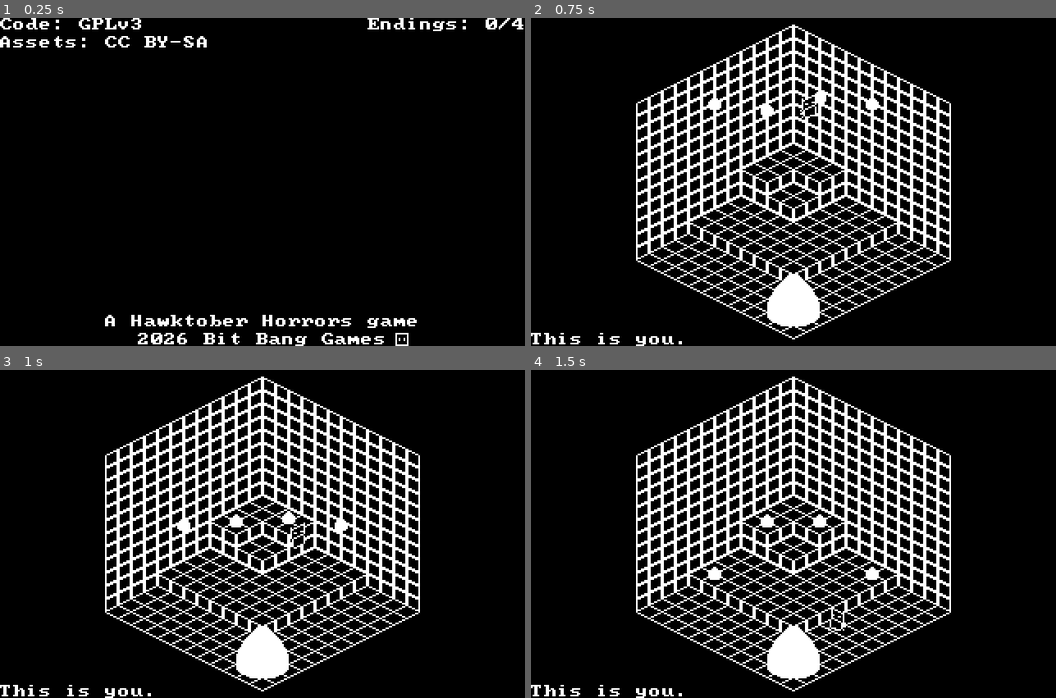
Above: before the commit, frames 1-4 (two rows, left to right).
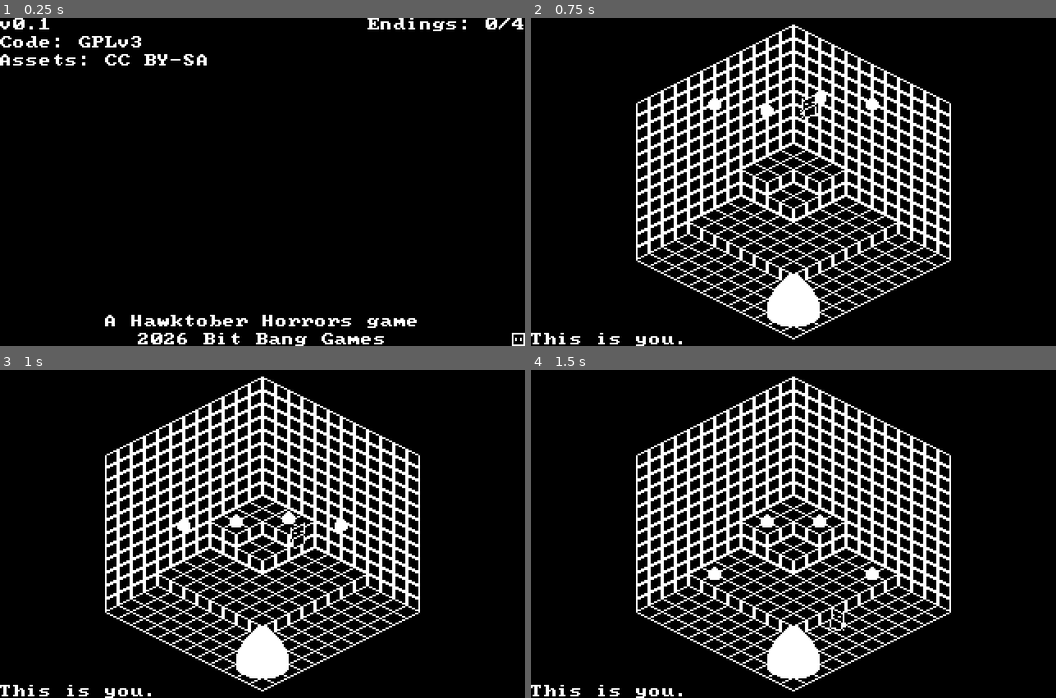
Above: after the commit, the same moments.

Repository: BitBangGames/feed_mother
Game: Godot game, scene res://src/main.tscn
Same seed, same stepped clock (60 frames per second), same inputs: the game is played once before the commit and once after it.
Inputs (mouse positions are in pixels of both pictures, inside the frame that each line leads up to):
- Up to frame 1 (0.25 s): no input
- Up to frame 2 (0.75 s): tap Enter at 0.5 s; move the mouse to (909, 165) at 0.52 s; hold D (right) from 0.53 s (still down); click (909, 165) at 0.6 s
- Up to frame 3 (1 s): keep holding D (right)
- Up to frame 4 (1.5 s): move the mouse to (688, 550) at 1.27 s; release D (right) at 1.28 s; hold S (down) from 1.28 s (still down); tap Space (confirm) at 1.35 s

The runs differ from the first frame. In frame 1, 1.4% of the frame differs, in the area x 0-100%, y 0-100%; in frame 2, nothing differs; in frame 3, nothing differs; in frame 4, nothing differs.

Commit message:
updated title screen anchoring; fixed game crashes

Diff:
--- a/src/mother.gd
+++ b/src/mother.gd
@@ -46,15 +46,18 @@
 func get_eggs() -> int:
 	return __eggs
 
+func increment_eggs() -> void:
+	__eggs = __eggs + 1
+
 func feed_mother() -> void:
-	__eggs = __eggs + 1
-	if (__eggs > 0b11):
+	increment_eggs()
+	if (get_eggs() > 0b11):
 		set_broken(true)
 		return
 
 	get_anim_player().play("eye_open")
 	__timer.start()
-	if (__eggs == 0b11):
+	if (get_eggs() == 0b11):
 		__timer.set_paused(true)
 
-	TextBox.get_singleton().set_text_arr(__eggs)
+	TextBox.get_singleton().set_text_arr(get_eggs())
--- a/src/player.gd
+++ b/src/player.gd
@@ -36,31 +36,32 @@
 		for i: int in get_slide_collision_count():
 			var collision: KinematicCollision3D = get_slide_collision(i)
 
-			if (collision.get_collider() is Mother and (collision.get_collider() as Unit).is_broken()):
-				(collision.get_collider() as Node).queue_free()
-				await Main.get_singleton().init_ending(Consts.Ending.DEVOUR_ENDING)
+			if (collision):
+				if (collision.get_collider() is Mother and (collision.get_collider() as Unit).is_broken()):
+					(collision.get_collider() as Node).queue_free()
+					await Main.get_singleton().init_ending(Consts.Ending.DEVOUR_ENDING)
 
-			elif (collision.get_collider() is Unit):
-				var collider: Unit = collision.get_collider() as Unit
-				if (collider is Mother):
-					collider.set_velocity(Vector3(
-						get_input_vector().x,
-						collider.get_velocity().y,
-						get_input_vector().y
-					))
+				elif (collision.get_collider() is Unit):
+					var collider: Unit = collision.get_collider() as Unit
+					if (collider is Mother):
+						collider.set_velocity(Vector3(
+							get_input_vector().x,
+							collider.get_velocity().y,
+							get_input_vector().y
+						))
 
-					if (is_standing_on(collider)):
-						await Main.get_singleton().init_ending(Consts.Ending.FEED_ENDING)
+						if (is_standing_on(collider) and (collider as Mother).get_eggs() == 0b11):
+							await Main.get_singleton().init_ending(Consts.Ending.FEED_ENDING)
 
-				else:
-					collider.set_velocity(Vector3(
-						get_input_vector().x*(Consts.SPEED >> 1),
-						collider.get_velocity().y,
-						get_input_vector().y*(Consts.SPEED >> 1)
-					))
+					else:
+						collider.set_velocity(Vector3(
+							get_input_vector().x*(Consts.SPEED >> 1),
+							collider.get_velocity().y,
+							get_input_vector().y*(Consts.SPEED >> 1)
+						))
 
-					if (is_standing_on(collider)):
-						collider.set_broken(true)
+						if (is_standing_on(collider)):
+							collider.set_broken(true)
 
 	update_z_index()
 
--- a/src/title_screen.tscn
+++ b/src/title_screen.tscn
@@ -3,22 +3,9 @@
 [ext_resource type="LabelSettings" uid="uid://cwd2h0pgu7vpf" path="res://src/label_settings.tres" id="1_whxi8"]
 [ext_resource type="Texture2D" uid="uid://c5c4o2purwiw3" path="res://bkg/bkg_conway.png" id="2_mx57q"]
 
-[node name="TitleScreen" type="Control" unique_id=327708395]
-layout_mode = 3
-anchors_preset = 8
-anchor_left = 0.5
-anchor_top = 0.5
-anchor_right = 0.5
-anchor_bottom = 0.5
-offset_left = -160.0
-offset_top = -100.0
-offset_right = 160.0
-offset_bottom = 100.0
-grow_horizontal = 2
-grow_vertical = 2
+[node name="TitleScreen" type="Node" unique_id=820850003]
 
 [node name="BBGBox" type="Label" parent="." unique_id=1060925613]
-layout_mode = 1
 anchors_preset = 7
 anchor_left = 0.5
 anchor_top = 1.0
@@ -35,16 +22,15 @@
 horizontal_alignment = 1
 vertical_alignment = 2
 
-[node name="LicenseBox" type="Label" parent="." unique_id=1853944485]
-layout_mode = 1
+[node name="VersionBox" type="Label" parent="." unique_id=1853944485]
 offset_right = 152.0
 offset_bottom = 13.0
-text = "Code: GPLv3
+text = "v0.1
+Code: GPLv3
 Assets: CC BY-SA"
 label_settings = ExtResource("1_whxi8")
 
 [node name="EndingsBox" type="Label" parent="." unique_id=1378020348]
-layout_mode = 1
 anchors_preset = 1
 anchor_left = 1.0
 anchor_right = 1.0
@@ -55,6 +41,18 @@
 label_settings = ExtResource("1_whxi8")
 horizontal_alignment = 2
 
-[node name="Conway" type="Sprite2D" parent="." unique_id=383557447]
-position = Vector2(245, 196)
+[node name="Control" type="Control" parent="." unique_id=64379571]
+layout_mode = 3
+anchors_preset = 3
+anchor_left = 1.0
+anchor_top = 1.0
+anchor_right = 1.0
+anchor_bottom = 1.0
+offset_right = 8.0
+offset_bottom = 8.0
+grow_horizontal = 0
+grow_vertical = 0
+
+[node name="Conway" type="Sprite2D" parent="Control" unique_id=383557447]
+position = Vector2(-4, -4)
 texture = ExtResource("2_mx57q")
